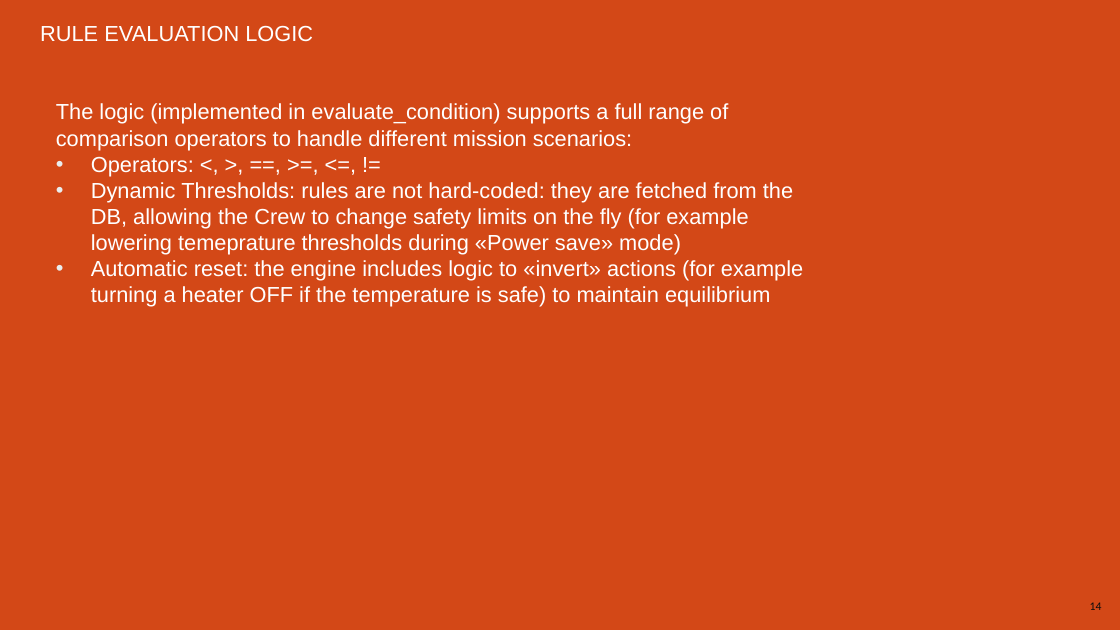
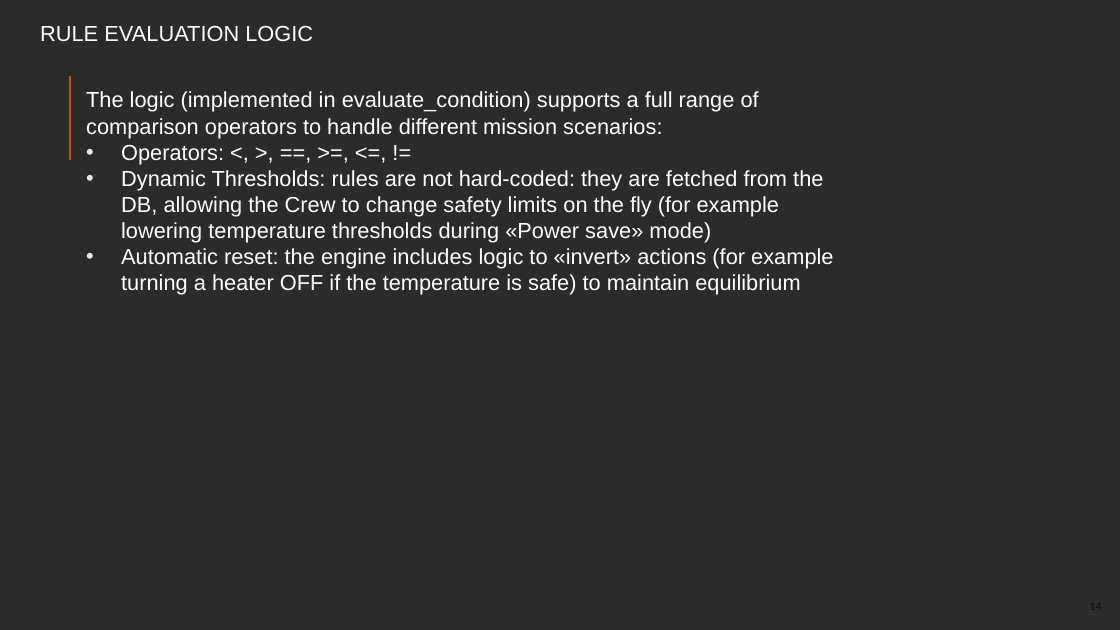
Before and after one commit to danrazin/2056165_ENIGMI, a slide deck: slide 14 of booklets/LAB.pptx. Drawn at 1120x630 pixels with LibreOffice and Linux fonts; fonts in the diff are those of the drawing; background and template pictures are left out; a plain dark background stands for a picture behind light text. Boxes give left, top, right and bottom in pixels: in the first picture for what was removed or moved away, otherwise in the second. Text is boxed around its words. In the diff, an @@ line names an element or a change of style, - is before the commit and + after.

```diff
--- a/booklets/LAB.pptx
+++ b/booklets/LAB.pptx
@@ background #D34817 to picture (left out) @@
@@ text "The logic (implemented in evaluate_condition) ...": place and size @@
-text "The logic (implemented in evaluate_condition) ..." at bbox=[56, 103, 803, 307]
+text "The logic (implemented in evaluate_condition) ..." at bbox=[86, 91, 833, 295]
@@ text at bbox=[121, 170, 823, 243]: text changed @@
-• Dynamic Thresholds: rules are not hard-coded: they are fetched from the DB, allowing the Crew to change safety limits on the fly (for example lowering temeprature thresholds during «Power save» mode)
+• Dynamic Thresholds: rules are not hard-coded: they are fetched from the DB, allowing the Crew to change safety limits on the fly (for example lowering temperature thresholds during «Power save» mode)
```
Also in this commit, not shown: 22 other slides changed, 3 slides added, 1 slide removed.
